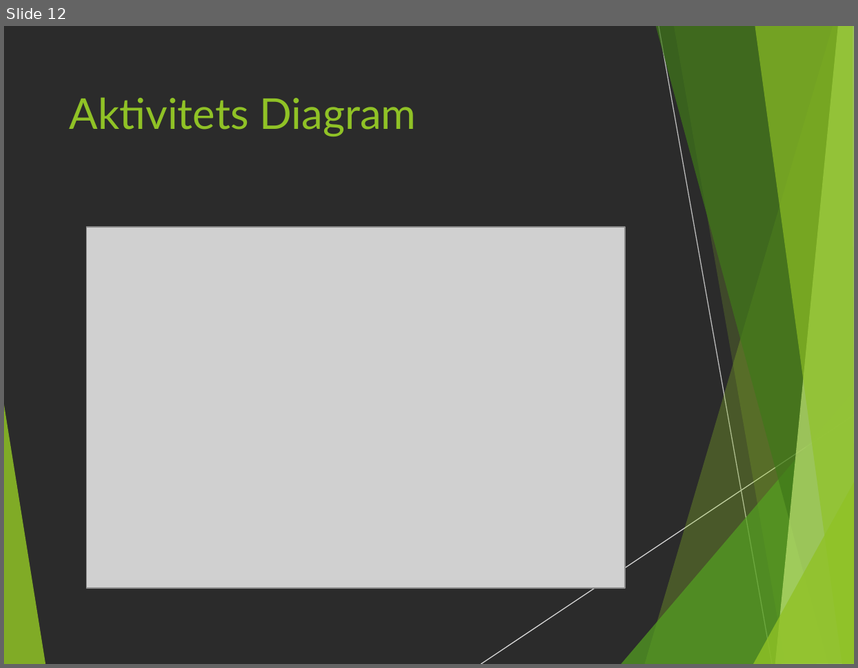
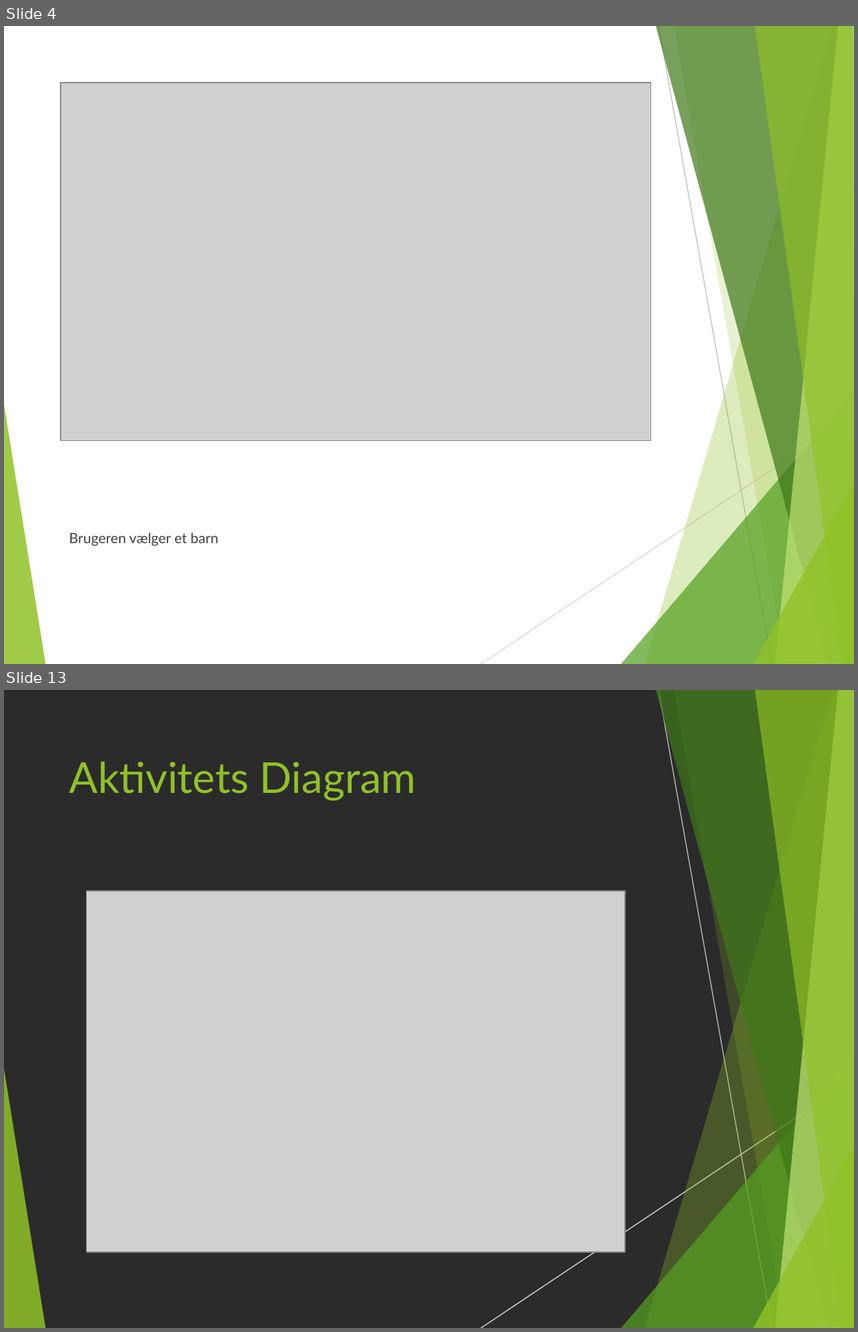
Before and after one commit to anderslatif/RoskildeFrieBornehave, a slide deck: Dias.pptx. Shown one above the other, each under a label of ours: slide 12 before the commit, slides 4 and 13 after it; the slides between them are not shown. The pictures are 858x668 and 858x1332 pixels, drawn with LibreOffice and Linux fonts; fonts in the diff are those of the drawing; grey boxes stand for pictures; background and template pictures are left out; a plain dark background stands for a picture behind light text. Boxes give left, top, right and bottom in pixels: in the first picture for what was removed or moved away, otherwise in the second. Text is boxed around its words. In the diff, an @@ line names an element or a change of style, - is before the commit and + after.

```diff
--- a/Dias.pptx
+++ b/Dias.pptx
@@ slide 4 added at box(4, 26, 854, 664), background picture (left out); not listed: 10 template elements that a slide beside it also shows @@
@@ picture added at box(61, 83, 651, 441) @@
@@ text added at box(69, 532, 219, 546), 12 pt, text #404040 @@
+Brugeren vælger et barn
@@ what was slide 12 is now slide 13 @@
```
Also in this commit, not shown: 5 slides changed, 6 other slides added, 6 slides removed.
